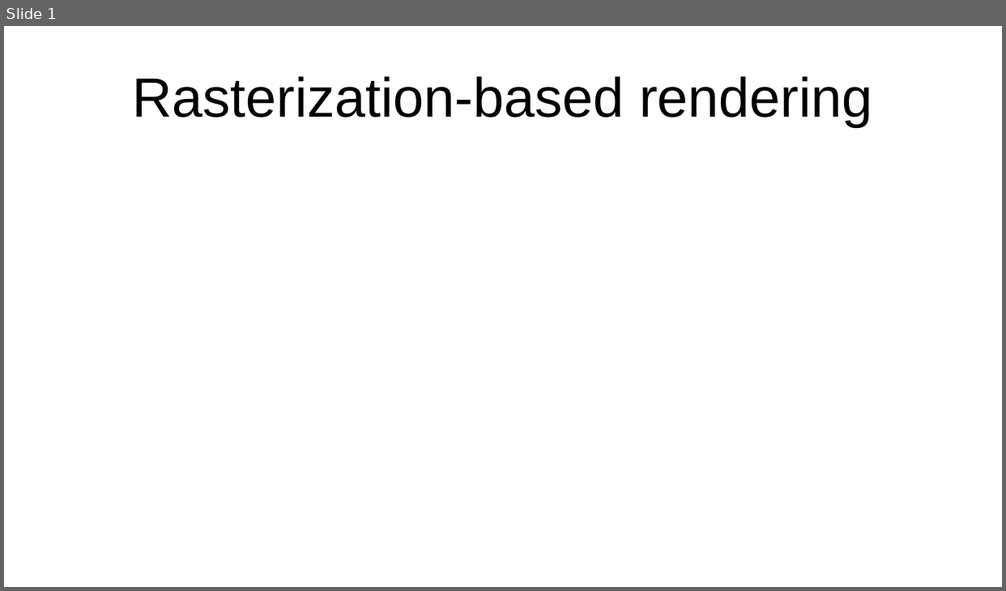
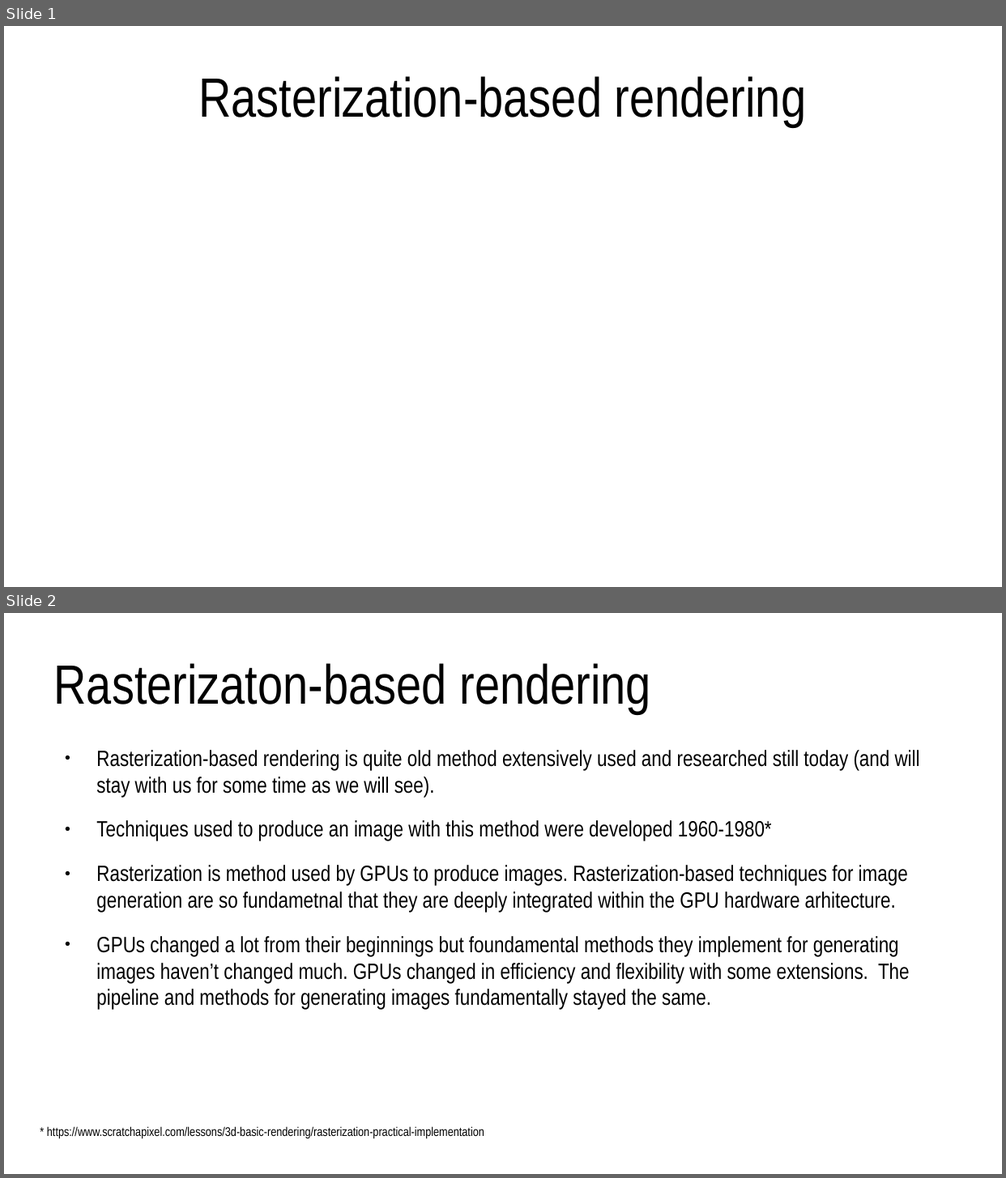
Before and after one commit to lorentzo/IntroductionToComputerGraphics, a slide deck: lectures/4_foundations_rendering/4_3_rasterization.odp. Shown one above the other, each under a label of ours: slide 1 before the commit, slides 1 and 2 after it. The pictures are 1006x591 and 1006x1178 pixels, drawn with LibreOffice and Linux fonts; fonts in the diff are those of the drawing. Boxes give left, top, right and bottom in pixels: in the first picture for what was removed or moved away, otherwise in the second. Text is boxed around its words. In the diff, an @@ line names an element or a change of style, - is before the commit and + after.

Commit message:
3d scene polygon mesh, rendering: rasterization, starting on images

```diff
--- a/lectures/4_foundations_rendering/4_3_rasterization.odp
+++ b/lectures/4_foundations_rendering/4_3_rasterization.odp
@@ slide 2 added at bbox=[4, 613, 1002, 1174], background #FFFFFF @@
@@ title added at bbox=[54, 663, 650, 714], 44 pt, text #000000 @@
+Rasterizaton-based rendering
@@ text added at bbox=[96, 750, 920, 1010], 17.6 pt, text #000000 @@
+● Rasterization-based rendering is quite old method extensively used and researched still today (and will stay with us for some time as we will see).
+● Techniques used to produce an image with this method were developed 1960-1980*
+● Rasterization is method used by GPUs to produce images. Rasterization-based techniques for image generation are so fundametnal that they are deeply integrated within the GPU hardware arhitecture.
+● GPUs changed a lot from their beginnings but foundamental methods they implement for generating images haven’t changed much. GPUs changed in efficiency and flexibility with some extensions. The pipeline and methods for generating images fundamentally stayed the same.
@@ text added at bbox=[47, 1127, 484, 1139], 10 pt, text #000000 @@
+* https://www.scratchapixel.com/lessons/3d-basic-rendering/rasterization-practical-implementation
@@ slide 1 changed as well @@
@@ title "Rasterization-based rendering" at bbox=[198, 76, 806, 127]: font Arial to Arial Narrow @@
```
Also in this commit, not shown: 4 other slides added, 4 other files.
